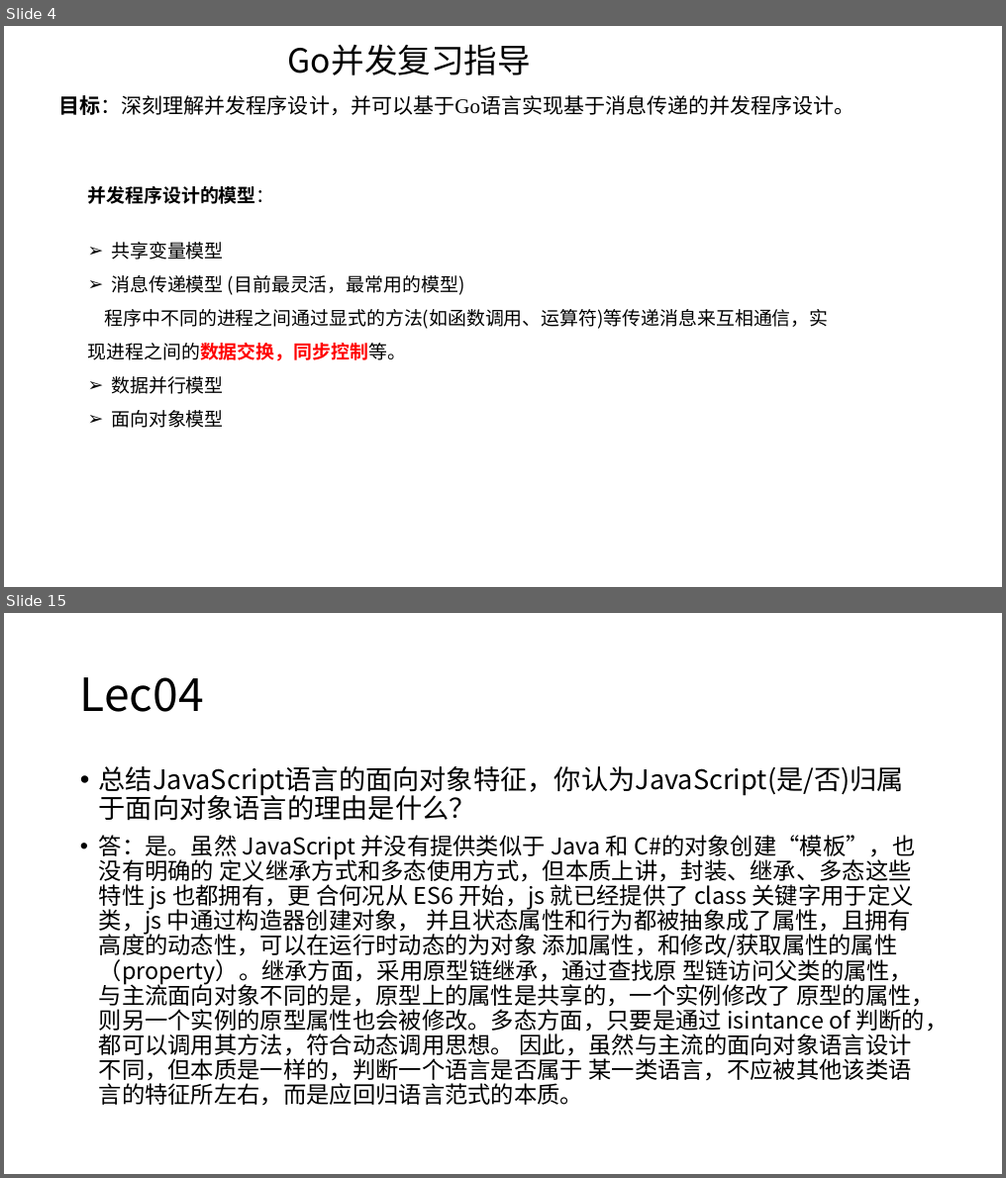
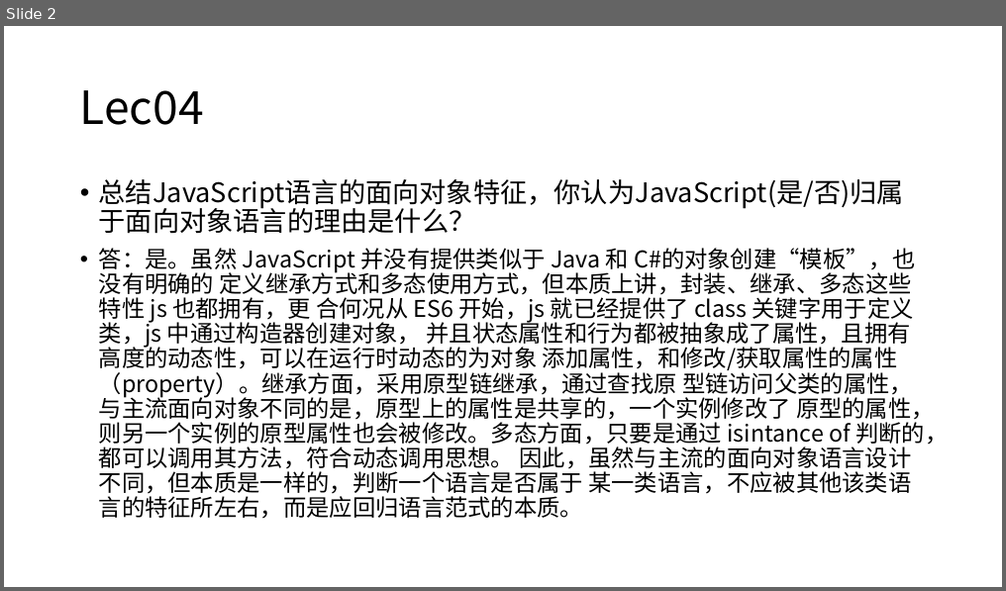
Before and after one commit to DO-MINATOR/buaa, a slide deck: 程序设计语言原理/考试/程序设计语言原理作业指导.pptx. Shown one above the other, each under a label of ours: slides 4 and 15 before the commit, slide 2 after it; the slides between them are not shown. The pictures are 1006x1178 and 1006x591 pixels, drawn with LibreOffice and Linux fonts; fonts in the diff are those of the drawing. Boxes give left, top, right and bottom in pixels: in the first picture for what was removed or moved away, otherwise in the second. Text is boxed around its words. In the diff, an @@ line names an element or a change of style, - is before the commit and + after.

```diff
--- a/程序设计语言原理/考试/程序设计语言原理作业指导.pptx
+++ b/程序设计语言原理/考试/程序设计语言原理作业指导.pptx
@@ slide 4 removed at (x1=4, y1=26, x2=1002, y2=587), background #FFFFFF @@
@@ text removed at (x1=288, y1=44, x2=531, y2=76) @@
-Go并发复习指导
@@ text removed at (x1=59, y1=95, x2=855, y2=115) @@
-目标：深刻理解并发程序设计，并可以基于Go语言实现基于消息传递的并发程序设计。
@@ text removed at (x1=88, y1=186, x2=829, y2=428) @@
-并发程序设计的模型：
-➢ 共享变量模型
-➢ 消息传递模型 (目前最灵活，最常用的模型)
-程序中不同的进程之间通过显式的方法(如函数调用、运算符)等传递消息来互相通信，实现进程之间的数据交换，同步控制等。
-➢ 数据并行模型
-➢ 面向对象模型
@@ what was slide 15 is now slide 2 @@
```
Also in this commit, not shown: 1 slide changed, 12 other slides removed, 1 other file.
